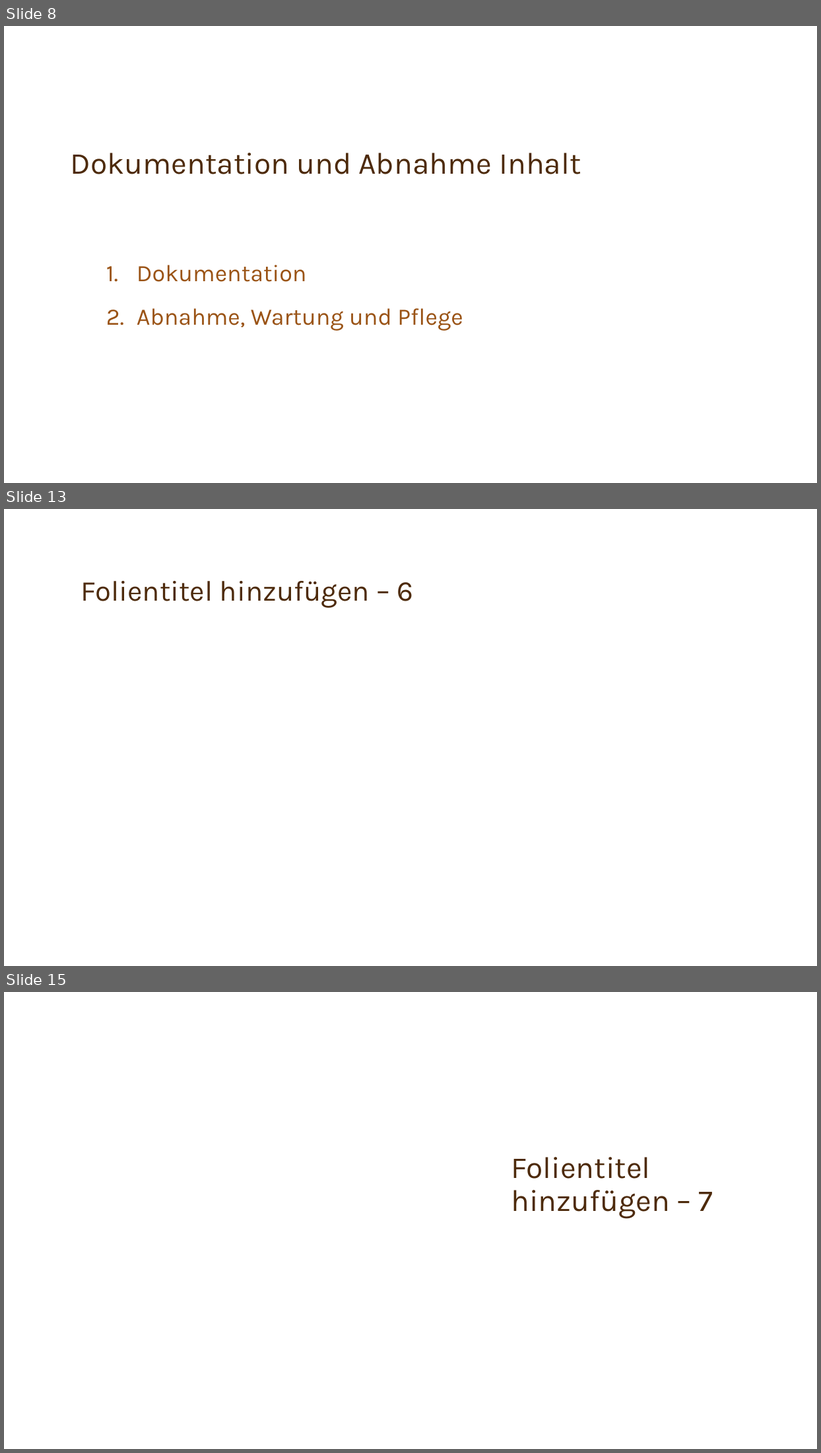
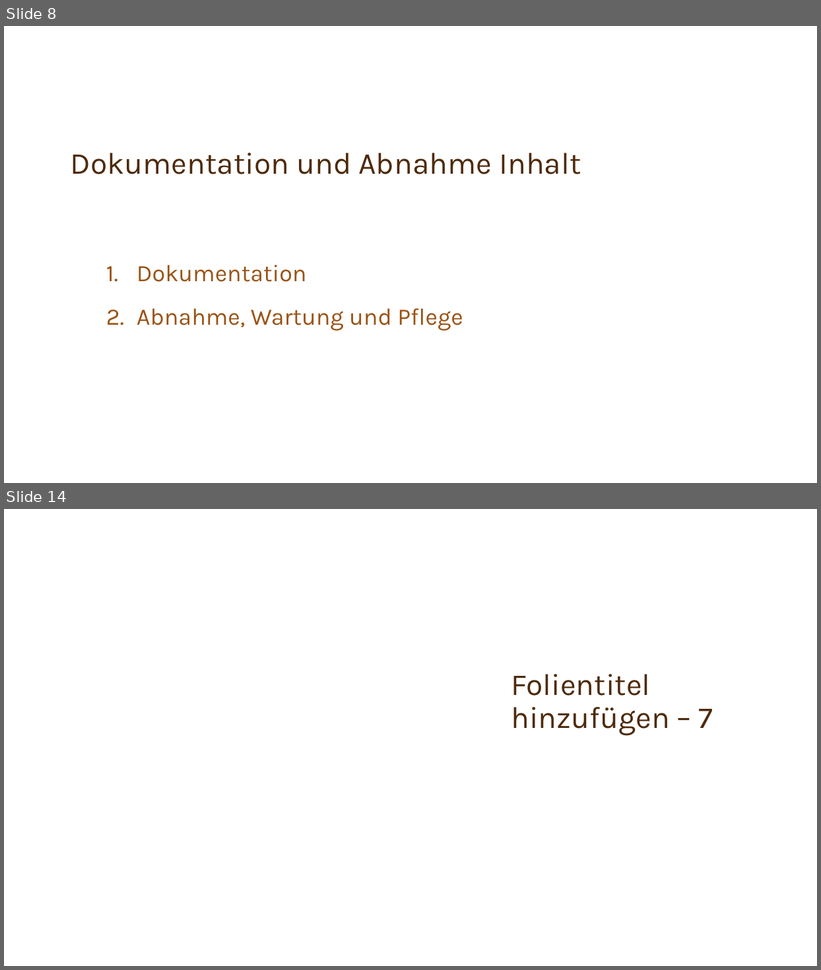
Before and after one commit to Team-6-SYP/Spassseite, a slide deck: Kapitel 9 Qualitätsicherung.pptx. Shown one above the other, each under a label of ours: slides 8, 13 and 15 before the commit, slides 8 and 14 after it; the slides between them are not shown. The pictures are 821x1453 and 821x970 pixels, drawn with LibreOffice and Linux fonts; fonts in the diff are those of the drawing; background and template pictures are left out. Boxes give left, top, right and bottom in pixels: in the first picture for what was removed or moved away, otherwise in the second. Text is boxed around its words. In the diff, an @@ line names an element or a change of style, - is before the commit and + after.

```diff
--- a/Kapitel 9 Qualitätsicherung.pptx
+++ b/Kapitel 9 Qualitätsicherung.pptx
@@ slide 13 removed at <box>4,509,817,966</box>, background picture (left out) @@
@@ title removed at <box>81,581,413,608</box> @@
-Folientitel hinzufügen – 6
@@ what was slide 15 is now slide 14 @@
```
Also in this commit, not shown: 2 slides changed, 2 slides added, 2 other slides removed.
